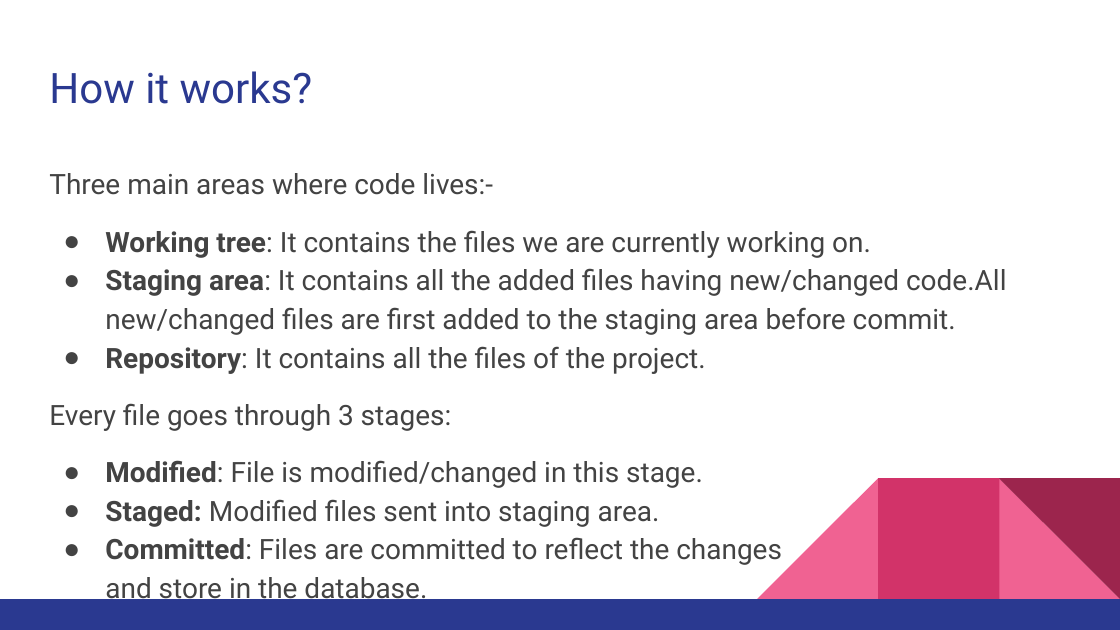
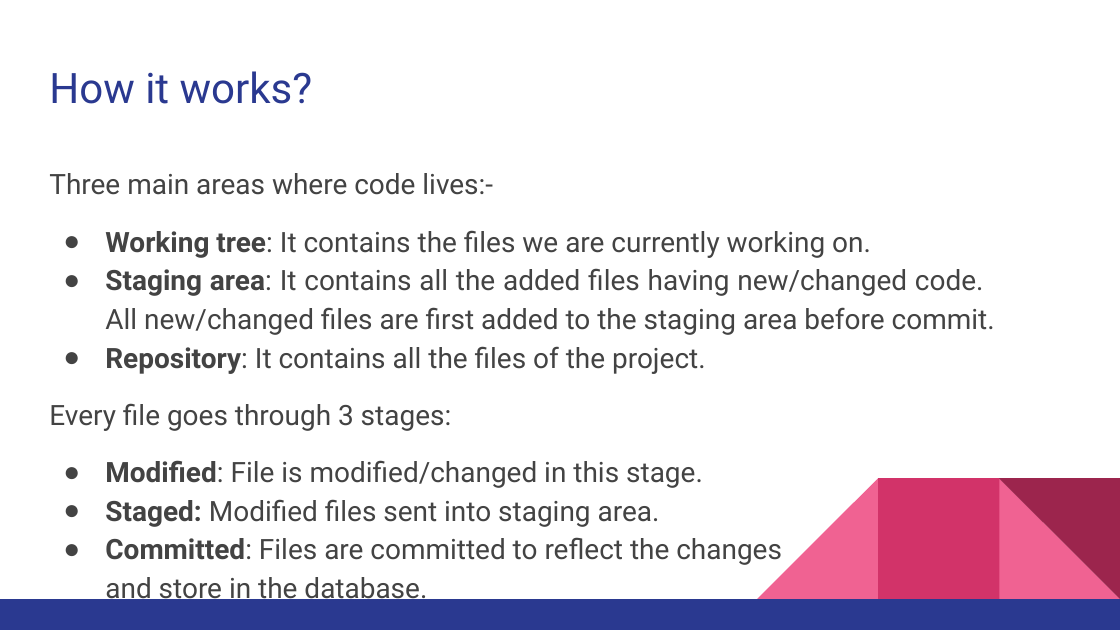
Before and after one commit to MrVaibhavChamp/Git-Advanced-Features, a slide deck: slide 4 of KOSS ppt.pptx. Drawn at 1120x630 pixels with LibreOffice and Linux fonts; fonts in the diff are those of the drawing. Boxes give left, top, right and bottom in pixels: in the first picture for what was removed or moved away, otherwise in the second. Text is boxed around its words. In the diff, an @@ line names an element or a change of style, - is before the commit and + after.

```diff
--- a/KOSS ppt.pptx
+++ b/KOSS ppt.pptx
@@ text at (105,230,871,374): alignment left to justified @@
@@ text at (105,268,995,335): text changed @@
-● Staging area: It contains all the added files having new/changed code.All new/changed files are first added to the staging area before commit.
+● Staging area: It contains all the added files having new/changed code. All new/changed files are first added to the staging area before commit.
```
Also in this commit, not shown: 3 other slides changed, 3 slides added.
